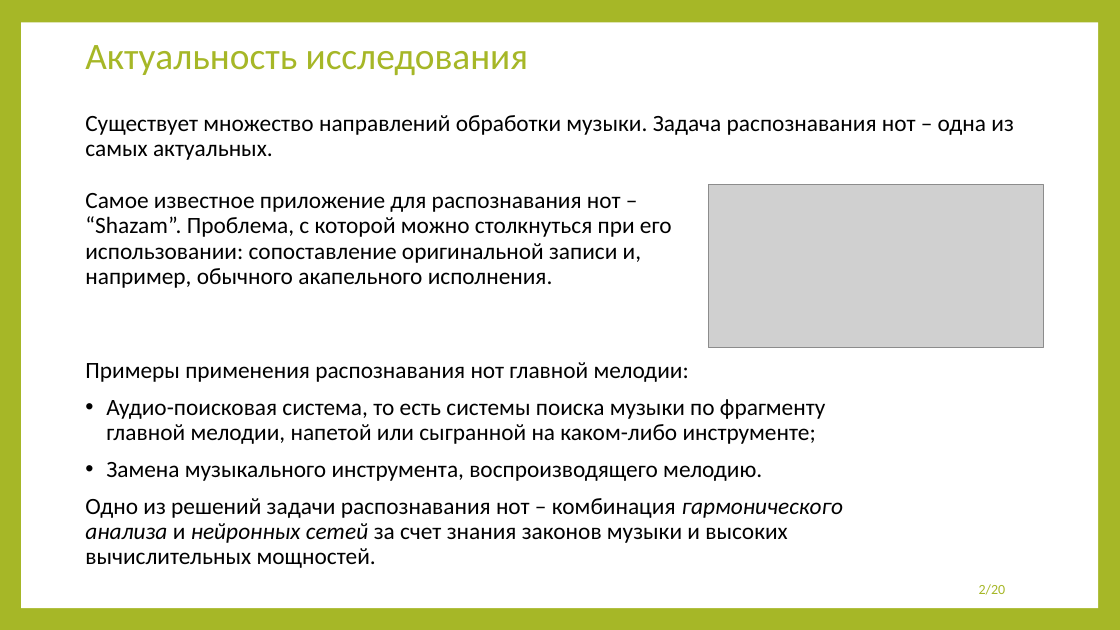
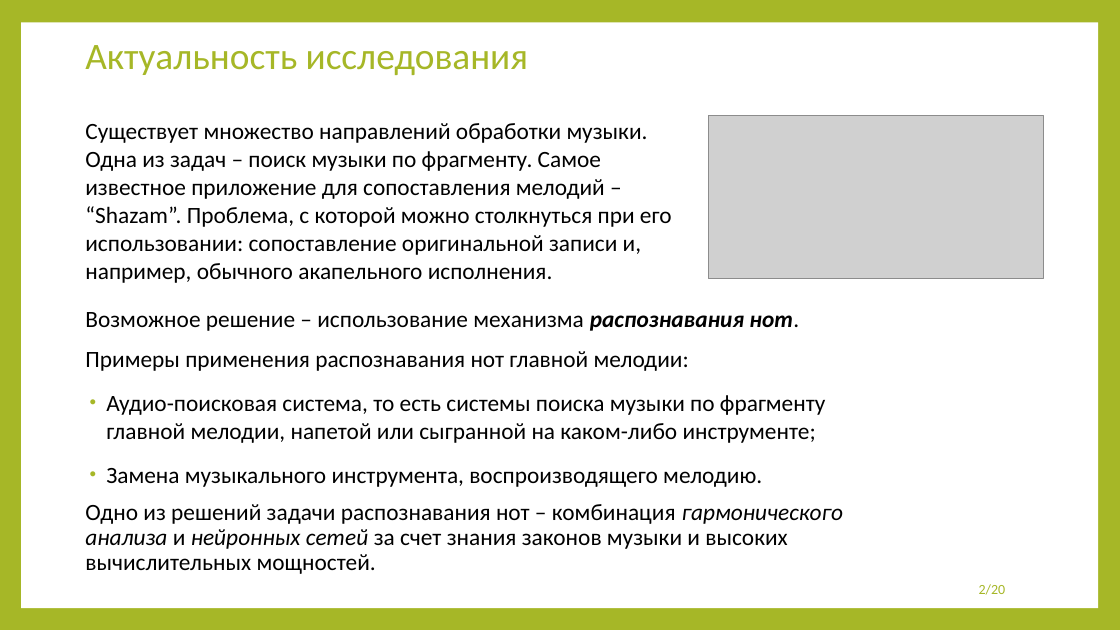
Before and after one commit to 13Fire13nyu/MasterDegree, a slide deck: slide 2 of presentation/presentation.pptx. Drawn at 1120x630 pixels with LibreOffice and Linux fonts; fonts in the diff are those of the drawing; grey boxes stand for pictures. Boxes give left, top, right and bottom in pixels: in the first picture for what was removed or moved away, otherwise in the second. Text is boxed around its words. In the diff, an @@ line names an element or a change of style, - is before the commit and + after.

```diff
--- a/presentation/presentation.pptx
+++ b/presentation/presentation.pptx
@@ text removed at [85, 115, 1014, 160] @@
-Существует множество направлений обработки музыки. Задача распознавания нот – одна из самых актуальных.
@@ picture: place and size @@
-picture at [708, 184, 1044, 348]
+picture at [708, 115, 1044, 279]
@@ text at [85, 123, 672, 283]: text changed @@
-Самое известное приложение для распознавания нот – “Shazam”. Проблема, с которой можно столкнуться при его использовании: сопоставление оригинальной записи и, например, обычного акапельного исполнения.
+Существует множество направлений обработки музыки. Одна из задач – поиск музыки по фрагменту. Самое известное приложение для сопоставления мелодий – “Shazam”. Проблема, с которой можно столкнуться при его использовании: сопоставление оригинальной записи и, например, обычного акапельного исполнения.
@@ text "Возможное решение – использование механизма ...": place and size @@
-text "Возможное решение – использование механизма ..." at [85, 362, 844, 568]
+text "Возможное решение – использование механизма ..." at [85, 312, 844, 574]
@@ text at [85, 312, 799, 331]: paragraph added @@
+Возможное решение – использование механизма распознавания нот.
@@ text at [85, 351, 825, 487]: line spacing 0.9 to 1; indent changed; more space between paragraphs @@
```
Also in this commit, not shown: 9 other slides changed, 1 other file.
